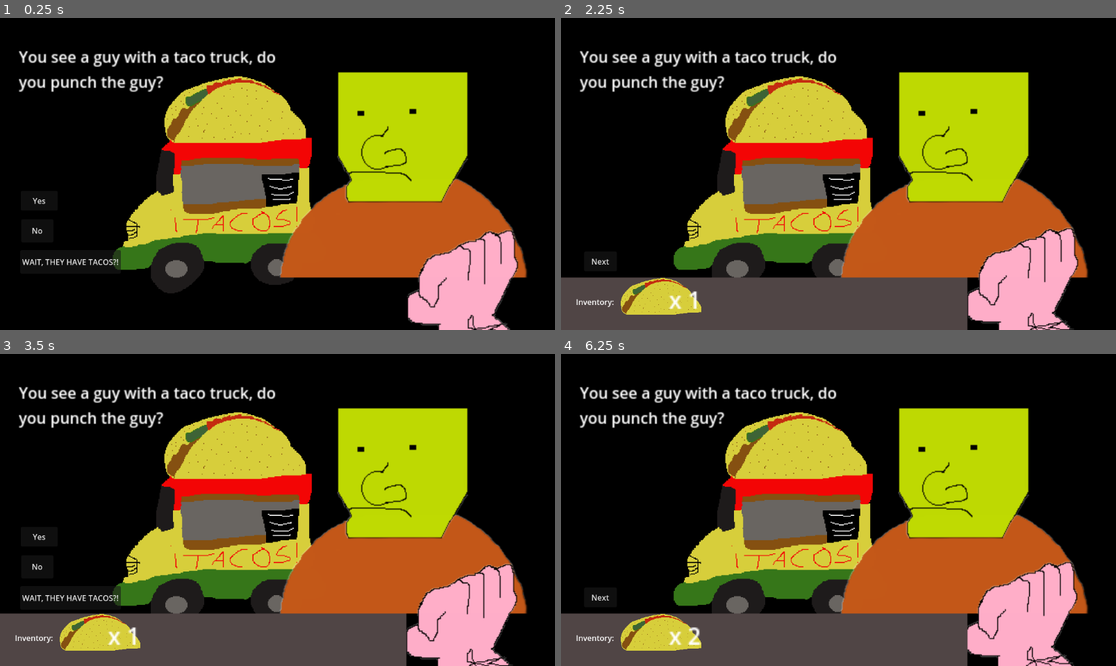
Above: before the commit, frames 1-4 (two rows, left to right).
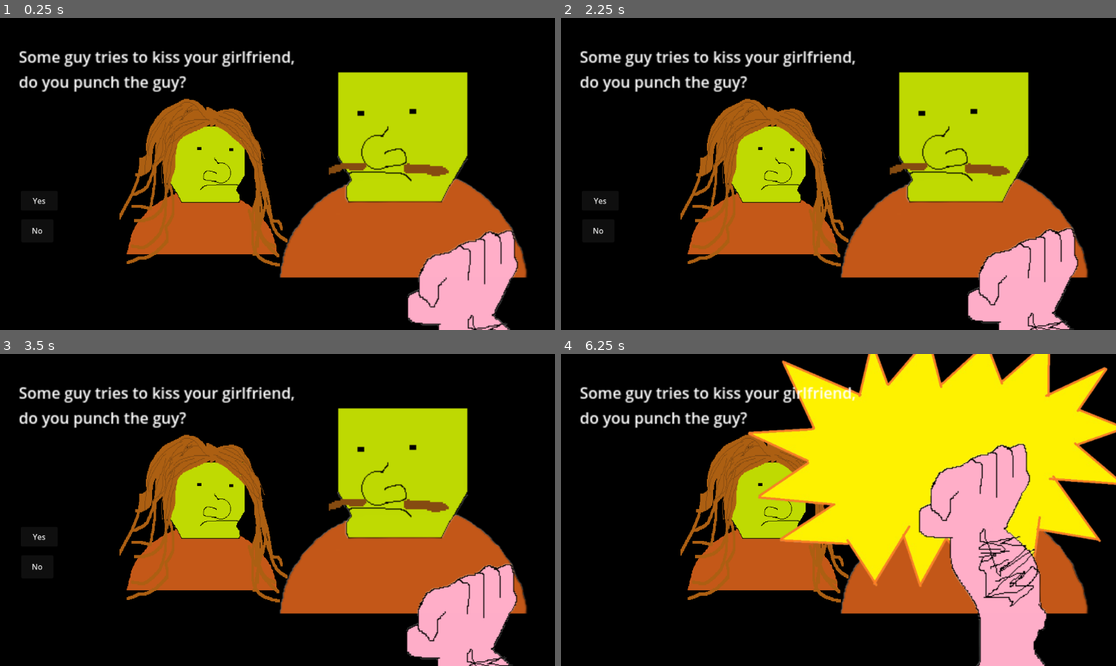
Above: after the commit, the same moments.

Repository: Do-You-Punch-The-Guy-Studios/do-you-punch-the-guy
Game: Godot game, scene res://scenes/the_guy_root_scene.tscn
Same seed, same stepped clock (60 frames per second), same inputs: the game is played once before the commit and once after it.
Inputs (mouse positions are in pixels of both pictures, inside the frame that each line leads up to):
- Up to frame 1 (0.25 s): no input
- Up to frame 2 (2.25 s): click "Yes" at 0.5 s; click "Next" at 1.25 s; click (633, 261) at 2 s, where only the run before the commit has a clickable "WAIT, THEY HAVE TACOS?!"
- Up to frame 3 (3.5 s): click (38, 597) at 2.75 s, where only the run before the commit has a clickable "Next"
- Up to frame 4 (6.25 s): click "Yes" at 3.5 s; click "Next" at 4.25 s; click (633, 597) at 5 s, where only the run before the commit has a clickable "WAIT, THEY HAVE TACOS?!"; click (599, 538) at 5.75 s, where only the run after the commit has a clickable "Yes"

The runs differ from the first frame. In frame 1, 20% of the frame differs, in the area x 3-81%, y 10-89%; in frame 2, 32%; in frame 3, 32%; in frame 4, 62%, in the area x 0-100%, y 0-100%.
Error after the commit: Attempt to call function 'show' in base 'null instance' on a null instance. (res://code/do-you-punch-the-guy-main.gd:246)

Commit message:
some variables

Diff:
--- a/code/do-you-punch-the-guy-main.gd
+++ b/code/do-you-punch-the-guy-main.gd
@@ -46,6 +46,7 @@
 	"question21":preload("res://scenes/question21.tscn"),
 	"question22":preload("res://scenes/question22.tscn"),
 	"question23":preload("res://scenes/question23.tscn"),
+	"question24":preload("res://scenes/question24.tscn"),
 	};
 @onready var yesButton = $YesButton;
 @onready var noButton = $NoButton;
@@ -54,6 +55,11 @@
 @onready var punchArm = $theAction/PunchArm;
 @onready var timerText = $TimerText;
 @onready var timer = $TimerText/Timer;
+@onready var theQuestion = $ScrollContainer/Question;
+@onready var audioPlayer = $AudioStreamPlayer2D;
+@onready var powEffectSprite = $theAction/PowEffect;
+@onready var theGuyFaceSprite = $theAction/TheGuyface;
+@onready var theGuyFacePunchedSprite = $theAction/TheGuyfacePunched;
 
 enum Tags {
 	ASSHOLE,
@@ -114,13 +120,13 @@
 	currentQuestionIndex = nextQuestionIndex
 	nextQuestionIndex = questionIndexes.back()
 	questionIndexes.pop_back()
-	currentQuestionIndex =22;
+	currentQuestionIndex =24;
 	currentQuestion = questionInfo[str(currentQuestionIndex)];
 	if(currentQuestionIndex > 1):
 		self.add_child(questionScenes["question" + str(currentQuestionIndex)].instantiate())
 	if currentQuestion.onQuestion:
 		processGameAction(currentQuestion.onQuestion)
-	$ScrollContainer/Question.text = currentQuestion.question
+	theQuestion.text = currentQuestion.question
 	if !currentQuestion.yes:
 		yesButton.hide()
 	else:
@@ -145,14 +151,14 @@
 
 	punchArm.position = punchArm.position.lerp(newPosition, 1 - exp(-4))
 
-	$AudioStreamPlayer2D.stream = punchAudio
-	$AudioStreamPlayer2D.play()
+	audioPlayer.stream = punchAudio
+	audioPlayer.play()
 	await get_tree().create_timer(.25).timeout
-	$theAction/PowEffect.show();
-	$theAction/TheGuyface.hide();
-	$theAction/TheGuyfacePunched.show();
+	powEffectSprite.show();
+	theGuyFaceSprite.hide();
+	theGuyFacePunchedSprite.show();
 	await get_tree().create_timer(.25).timeout
-	$theAction/PowEffect.hide();
+	powEffectSprite.hide();
 	await get_tree().create_timer(.25).timeout
 	punchArm.position = punchArm.position.lerp(initialPosition, 1 - exp(-4))
 
@@ -166,7 +172,7 @@
 		await get_tree().create_timer(0.5).timeout
 		processGameAction(currentQuestion.onYes)
 	tallyResults('yes')
-	#SHOW TEARDOWN TEXT
+	#SHOW TEARDOWN TEXT - Teardown text is a kind of animate
 	nextButton.show()
 
 func _no_pressed():
@@ -177,7 +183,7 @@
 	if (currentQuestion.onNo):
 		processGameAction(currentQuestion.onNo)
 	tallyResults('no')
-	#SHOW TEARDOWN TEXT
+	#SHOW TEARDOWN TEXT - Teardown text is a kind of animate
 	nextButton.show()
 
 func _option_3_pressed():
@@ -187,17 +193,17 @@
 	option3button.hide()
 	if currentQuestion.onOption3:
 		processGameAction(currentQuestion.onOption3)
-	#animateOption3IfNeeded()
+	#animateOption3IfNeeded()#SHOW TEARDOWN TEXT - Teardown text is a kind of animate
 
 	tallyResults('option3')
-	#SHOW TEARDOWN TEXT
+
 	nextButton.show()
 
 func _nextButtonPressed():
 	nextButton.hide()
 	timerText.hide()
-	$theAction/TheGuyface.show();
-	$theAction/TheGuyfacePunched.hide();
+	theGuyFaceSprite.show();
+	theGuyFacePunchedSprite.hide();
 	changeQuestion()
 
 func processGameAction(gameActions: Dictionary):
@@ -211,8 +217,8 @@
 		openShop(gameActions.shop)
 
 func openShop(shop):
-	$theAction/PunchArm.hide();
-	$ScrollContainer/Question.hide();
+	punchArm.hide();
+	theQuestion.hide();
 	self.add_child(theShop.instantiate());
 	$TheShop.stockItems(shop);
 
@@ -233,9 +239,11 @@
 			$Question13/Purpledinoface.hide();
 			$Question13/PurpleDinoPunched.show();
 		if(sceneName == "punchZombie"):
-			$theAction/TheGuyfacePunched.hide();
+			theGuyFacePunchedSprite.hide();
 			$Question19/ZombietheGuyface.hide();
 			$Question19/TheGuyStump.show();
+		if(sceneName == "wordBubbleDaddy"):
+			$Question24/DadWordBaloon.show();
 
 func setTimer(numberOfSeconds):
 		timer.wait_time = numberOfSeconds
--- a/code/shop.gd
+++ b/code/shop.gd
@@ -12,20 +12,6 @@
 		createItemIconAndNumberAsset(item.item, item.quantity)
 		addItemToInventory(item.item)
 		updateItemNumberValue(item.quantity)
-	#if(addOrRemove == "add"):
-		#if(inventoryState[itemName] == 0):
-			#addItemToInventory(itemName)
-
-		#else:
-
-
-	#elif(addOrRemove=="remove"):
-		#if(inventoryState[itemName] == 0):
-			#removeItemFromInventory(itemName)
-			#createItemIconAndNumberAsset(itemName)
-		#else:
-			#removeItemFromInventory(itemName)
-			#updateItemNumberValue(itemName)
 
 func addItemToInventory(itemName:String):
 	inventoryState[itemName] += 1
--- a/data/questions.json
+++ b/data/questions.json
@@ -306,9 +306,12 @@
 		"question":"Some guy tries to kiss your girlfriend, do you punch the guy?",
 		"yes": true,
 		"no": true,
+		"option3": false,
 		"yesTags":["ASSHOLE"],
 		"noTags":[],
-		"onYes":{"animate":{"show":"wordBubbleDaddy"}},
+		"onQuestion":false,
+		"onYes":{"animate":"wordBubbleDaddy", "shop": false, "inventory": false, "setTimer":false},
+		"onNo": false,
 		"isActive": true
 	},
 	"25": {
@@ -695,7 +698,7 @@
 		"onOption3":{"shop":{"RUTABAGA": 1, }}
 	},
 	"70": {
-		"question":"The guy has a dollar, do you punc the guy?",
+		"question":"The guy has a dollar, do you punch the guy?",
 		"yes": true,
 		"no": true,
 		"yesTags":["MEAN", "CRIME"],
@@ -936,7 +939,7 @@
 		"isActive": true
 	},
 	"100": {
-		"question":"SECRET RUTABEGA LEVEL, do you punch the guy?",
+		"question":"SECRET RUTABAGA LEVEL! Do you punch the guy?",
 		"yes": "Rutabaga",
 		"no": "Rutabaga",
 		"option3": "Rutabaga",
--- /dev/null
+++ b/scenes/question24.tscn
@@ -0,0 +1,30 @@
+[gd_scene load_steps=5 format=3 uid="uid://y8vg4o2j4j45"]
+
+[ext_resource type="Texture2D" uid="uid://mosynb5yi4pl" path="res://assets/items/GUY.png" id="1_5whjl"]
+[ext_resource type="Texture2D" uid="uid://cvbqqc36a28yf" path="res://assets/question24/moustache.png" id="2_6uy27"]
+[ext_resource type="Texture2D" uid="uid://dt70juewgedcb" path="res://assets/question24/girlHair.png" id="3_ox1ha"]
+[ext_resource type="Texture2D" uid="uid://cqbq4mqj0j4ml" path="res://assets/question24/dadWordBaloon.png" id="4_6uy27"]
+
+[node name="Question24" type="Node2D"]
+
+[node name="Guy" type="Sprite2D" parent="."]
+position = Vector2(418.00003, 357.99994)
+scale = Vector2(0.4095607, 0.396861)
+texture = ExtResource("1_5whjl")
+flip_h = true
+
+[node name="Moustache" type="Sprite2D" parent="."]
+z_index = 2
+position = Vector2(858, 354)
+texture = ExtResource("2_6uy27")
+
+[node name="GirlHair" type="Sprite2D" parent="."]
+position = Vector2(433.25, 384.75)
+scale = Vector2(0.41055554, 0.5194444)
+texture = ExtResource("3_ox1ha")
+flip_h = true
+
+[node name="DadWordBaloon" type="Sprite2D" parent="."]
+visible = false
+position = Vector2(226, 314)
+texture = ExtResource("4_6uy27")
Binary file added: assets/question24/dadWordBaloon.png
Not shown, added: assets/question24/dadWordBaloon.png.import
Binary file added: assets/question24/girlHair.png
Not shown, added: assets/question24/girlHair.png.import
Not shown, removed: assets/question24/girlHair.zip
